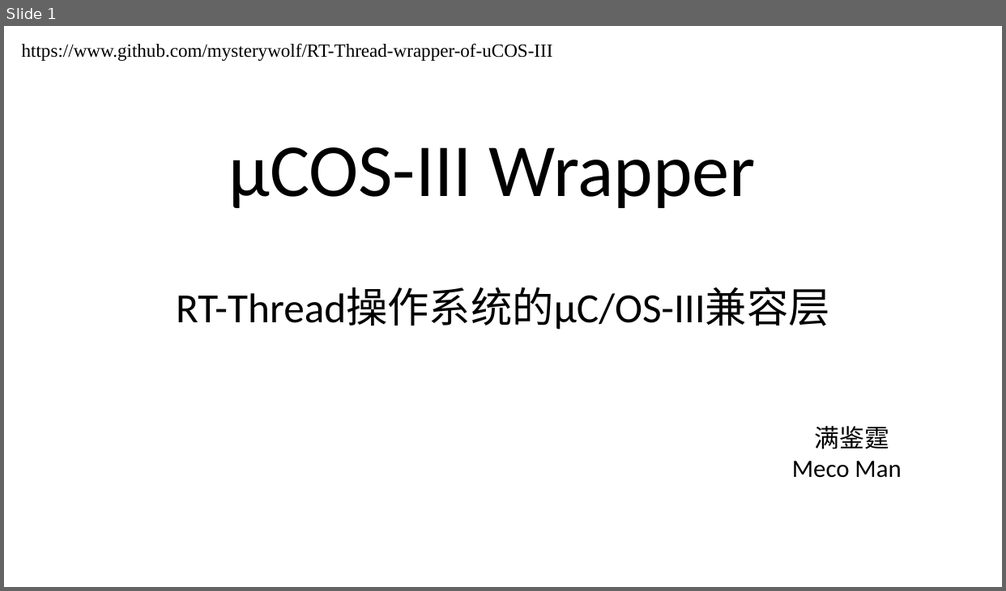
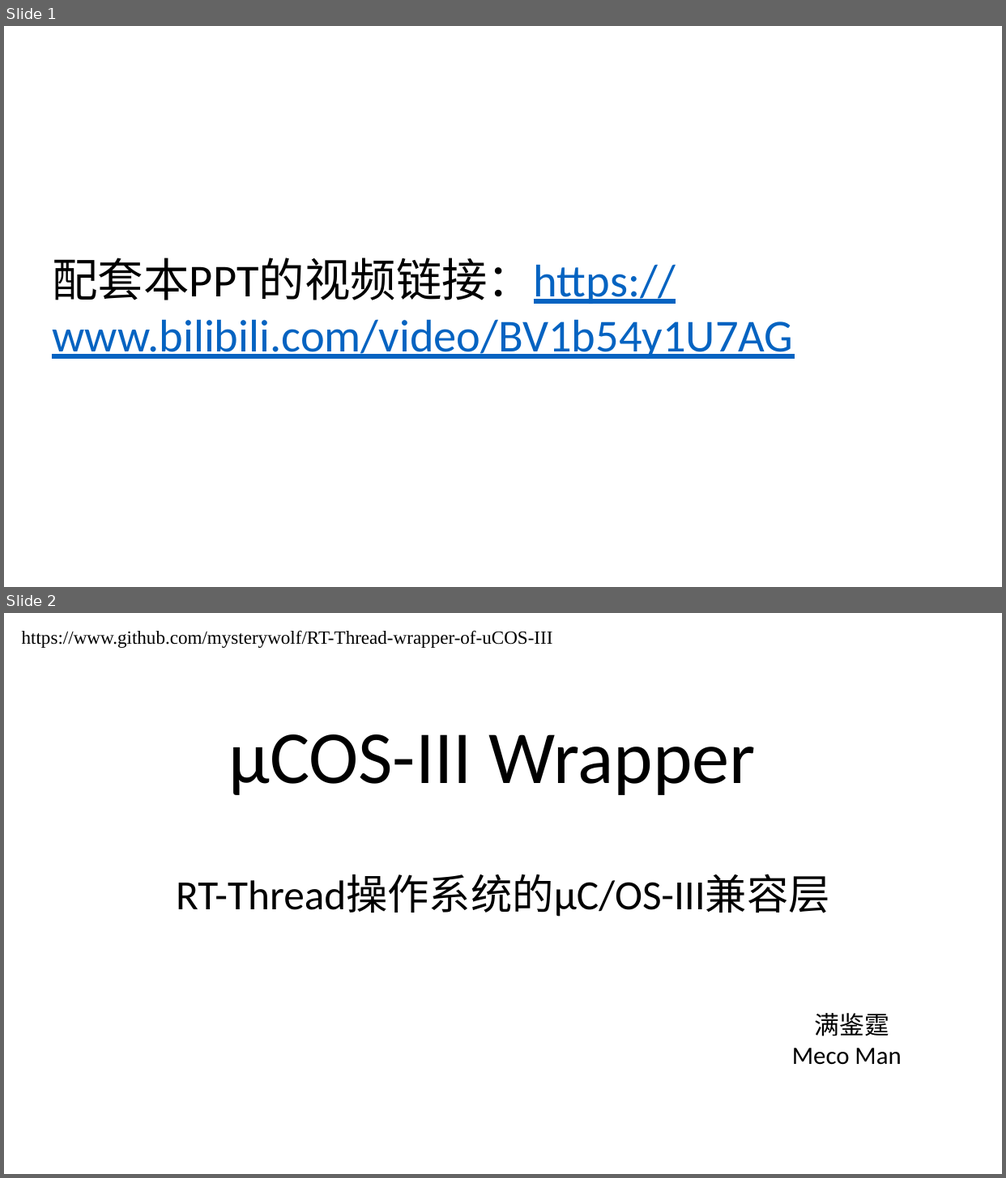
Before and after one commit to mysterywolf/RT-Thread-wrapper-of-uCOS-III, a slide deck: docs/uCOS-III Wrapper.pptx. Shown one above the other, each under a label of ours: slide 1 before the commit, slides 1 and 2 after it. The pictures are 1006x591 and 1006x1178 pixels, drawn with LibreOffice and Linux fonts; fonts in the diff are those of the drawing. Boxes give left, top, right and bottom in pixels: in the first picture for what was removed or moved away, otherwise in the second. Text is boxed around its words. In the diff, an @@ line names an element or a change of style, - is before the commit and + after.

```diff
--- a/docs/uCOS-III Wrapper.pptx
+++ b/docs/uCOS-III Wrapper.pptx
@@ slide 1 added at [4,26,1002,587], background #FFFFFF @@
@@ text added at [52,258,793,359], 44 pt, text #0563C1, underline @@
+配套本PPT的视频链接：https://www.bilibili.com/video/BV1b54y1U7AG
@@ what was slide 1 is now slide 2 @@
```
